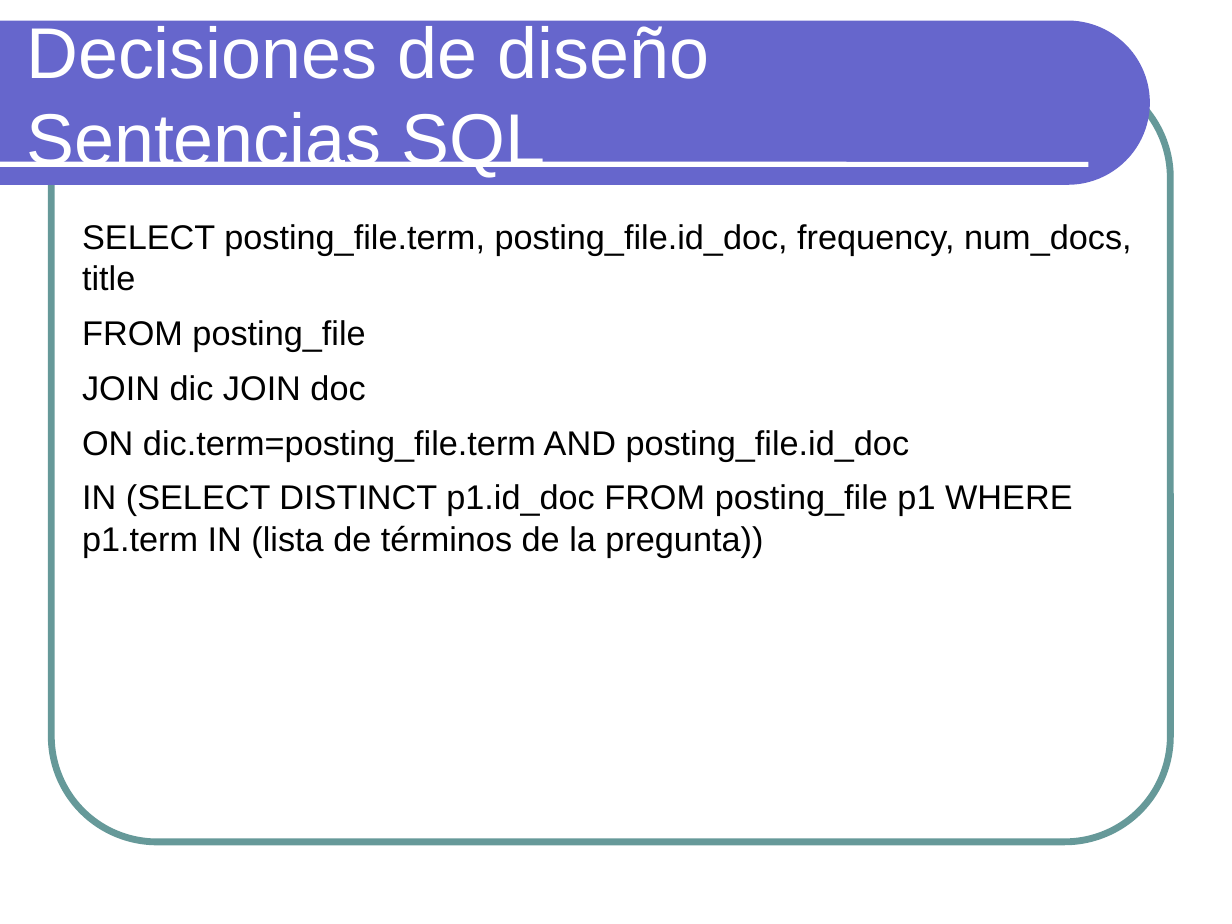
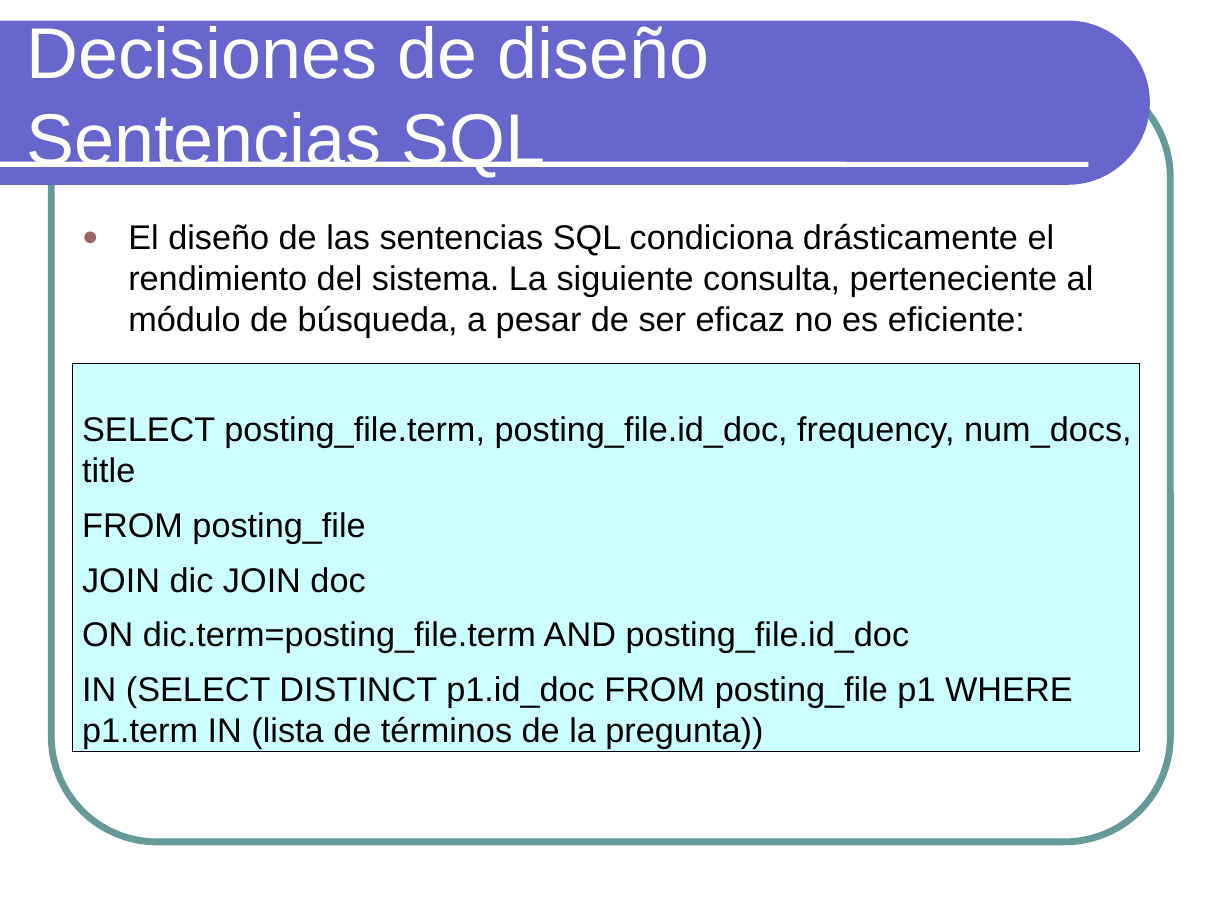
Before and after one commit to txedo/isi-practicas-5, a slide deck: slide 9 of ari/search-engine/doc/presentacion.odp. Drawn at 1232x924 pixels with LibreOffice and Linux fonts; fonts in the diff are those of the drawing. Boxes give left, top, right and bottom in pixels: in the first picture for what was removed or moved away, otherwise in the second. Text is boxed around its words. In the diff, an @@ line names an element or a change of style, - is before the commit and + after.

```diff
--- a/ari/search-engine/doc/presentacion.odp
+++ b/ari/search-engine/doc/presentacion.odp
@@ text at bbox=[128, 223, 1094, 338]: paragraph added @@
+● El diseño de las sentencias SQL condiciona drásticamente el rendimiento del sistema. La siguiente consulta, perteneciente al módulo de búsqueda, a pesar de ser eficaz no es eficiente:
@@ rectangle added at bbox=[73, 363, 1140, 752], fill #CCFFFF, outline #000000 0 pt @@
```
Also in this commit, not shown: 17 other slides changed, 3 slides added, 1 slide removed, 4 other files.
